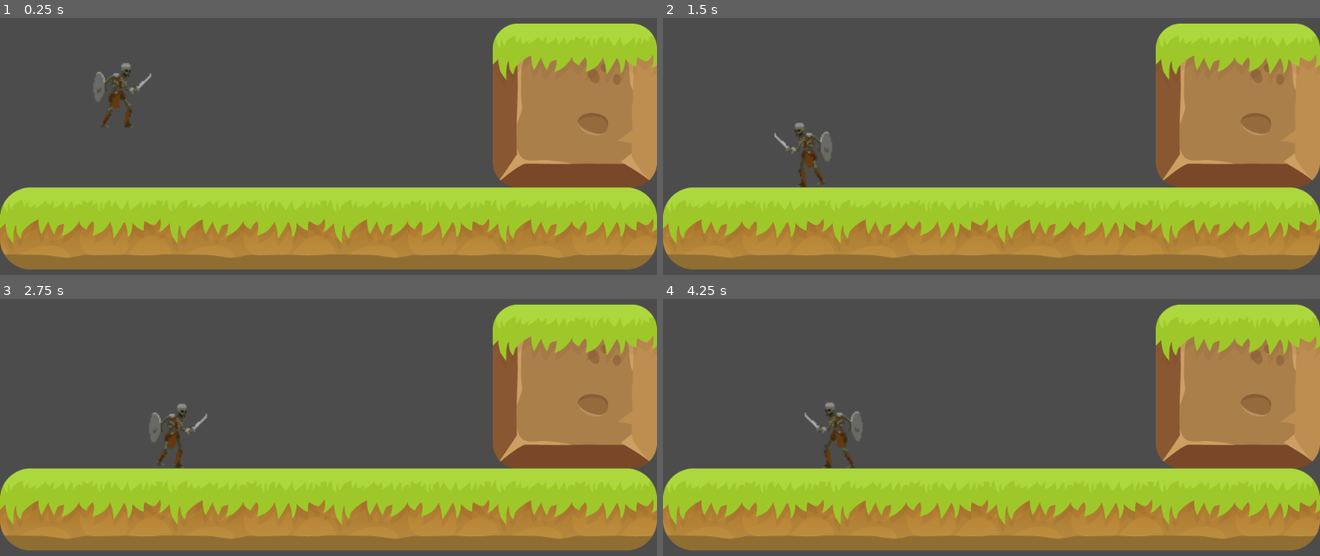
Above: before the commit, frames 1-4 (two rows, left to right).
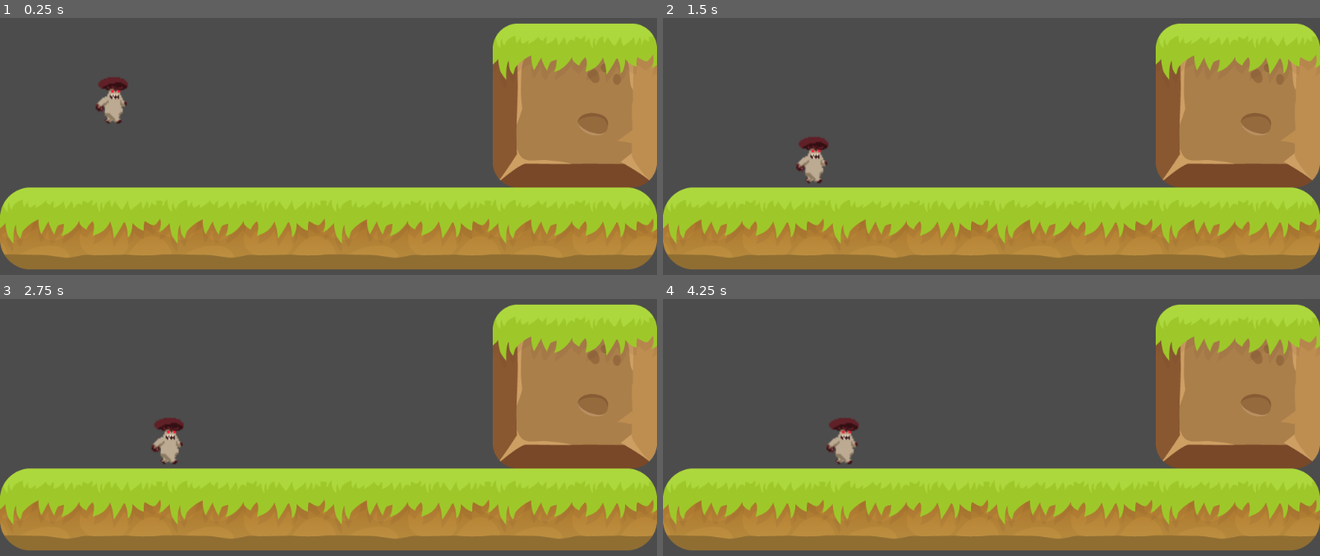
Above: after the commit, the same moments.

Repository: scottmpowell/701gameProject
Game: Godot game, scene res://Scenes/Game.tscn
Same seed, same stepped clock (60 frames per second), same inputs: the game is played once before the commit and once after it.
Inputs:
- Up to frame 1 (0.25 s): no input
- Up to frame 2 (1.5 s): tap Enter (ui_accept) at 0.5, 0.77 s; hold Right (ui_right) 0.53-1.28 s; hold Left (ui_left) from 1.28 s (still down)
- Up to frame 3 (2.75 s): tap Enter (ui_accept) at 1.52 s; release Left (ui_left) at 2.03 s; hold Right (ui_right) from 2.03 s (still down)
- Up to frame 4 (4.25 s): tap Enter (ui_accept) at 3.02, 3.77 s; release Right (ui_right) at 3.53 s; hold Left (ui_left) from 3.53 s (still down)

The runs differ from the first frame. In frame 1, 0.9% of the frame differs, in the area x 14-23%, y 17-43%; in frame 2, 0.9%; in frame 3, 0.9%; in frame 4, 0.9%.

Commit message:
test godot

Diff:
--- a/godotPlayground/Scenes/Player.tscn
+++ b/godotPlayground/Scenes/Player.tscn
@@ -1,9 +1,10 @@
-[gd_scene load_steps=23 format=2]
+[gd_scene load_steps=33 format=2]
 
 [ext_resource path="res://Assets/Monsters_Creatures_Fantasy/Skeleton/Idle.png" type="Texture" id=1]
-[ext_resource path="res://Player.gd" type="Script" id=2]
+[ext_resource path="res://Scripts/Player.gd" type="Script" id=2]
 [ext_resource path="res://Assets/Monsters_Creatures_Fantasy/Skeleton/Attack.png" type="Texture" id=3]
 [ext_resource path="res://Assets/Monsters_Creatures_Fantasy/Skeleton/Walk.png" type="Texture" id=4]
+[ext_resource path="res://Assets/Monsters_Creatures_Fantasy/Mushroom/Run.png" type="Texture" id=5]
 
 [sub_resource type="AtlasTexture" id=1]
 flags = 4
@@ -106,18 +107,77 @@
 [sub_resource type="RectangleShape2D" id=18]
 extents = Vector2( 13.102, 25.4968 )
 
+[sub_resource type="AtlasTexture" id=19]
+flags = 4
+atlas = ExtResource( 5 )
+region = Rect2( 0, 0, 150, 150 )
+
+[sub_resource type="AtlasTexture" id=20]
+flags = 4
+atlas = ExtResource( 5 )
+region = Rect2( 150, 0, 150, 150 )
+
+[sub_resource type="AtlasTexture" id=21]
+flags = 4
+atlas = ExtResource( 5 )
+region = Rect2( 300, 0, 150, 150 )
+
+[sub_resource type="AtlasTexture" id=22]
+flags = 4
+atlas = ExtResource( 5 )
+region = Rect2( 450, 0, 150, 150 )
+
+[sub_resource type="AtlasTexture" id=23]
+flags = 4
+atlas = ExtResource( 5 )
+region = Rect2( 600, 0, 150, 150 )
+
+[sub_resource type="AtlasTexture" id=24]
+flags = 4
+atlas = ExtResource( 5 )
+region = Rect2( 750, 0, 150, 150 )
+
+[sub_resource type="AtlasTexture" id=25]
+flags = 4
+atlas = ExtResource( 5 )
+region = Rect2( 900, 0, 150, 150 )
+
+[sub_resource type="AtlasTexture" id=26]
+flags = 4
+atlas = ExtResource( 5 )
+region = Rect2( 1050, 0, 150, 150 )
+
+[sub_resource type="SpriteFrames" id=27]
+animations = [ {
+"frames": [ SubResource( 19 ), SubResource( 20 ), SubResource( 21 ), SubResource( 22 ), SubResource( 23 ), SubResource( 24 ), SubResource( 25 ), SubResource( 26 ) ],
+"loop": true,
+"name": "Walk",
+"speed": 5.0
+} ]
+
 [node name="Player" type="KinematicBody2D"]
 position = Vector2( 469.89, 258.89 )
 scale = Vector2( 2, 2 )
 script = ExtResource( 2 )
 
 [node name="Skeleton" type="AnimatedSprite" parent="."]
+visible = false
 frames = SubResource( 17 )
 animation = "Idle"
 frame = 3
 speed_scale = 2.0
 playing = true
 
+[node name="AnimatedSprite" type="AnimatedSprite" parent="."]
+visible = false
+
 [node name="SkeletonHitBox" type="CollisionShape2D" parent="."]
-position = Vector2( 3.77978, 0.629955 )
+visible = false
+position = Vector2( 3.77979, 0.629959 )
 shape = SubResource( 18 )
+
+[node name="Mushroom" type="Node2D" parent="."]
+
+[node name="AnimatedSprite" type="AnimatedSprite" parent="Mushroom"]
+frames = SubResource( 27 )
+animation = "Walk"
--- a/godotPlayground/Player.gd
+++ b/godotPlayground/Scripts/Player.gd
@@ -9,6 +9,7 @@
 
 # 0 is left, 1 is right
 var direction = 1
+var form = "Skeleton"
 
 # Called when the node enters the scene tree for the first time.
 func _ready():
